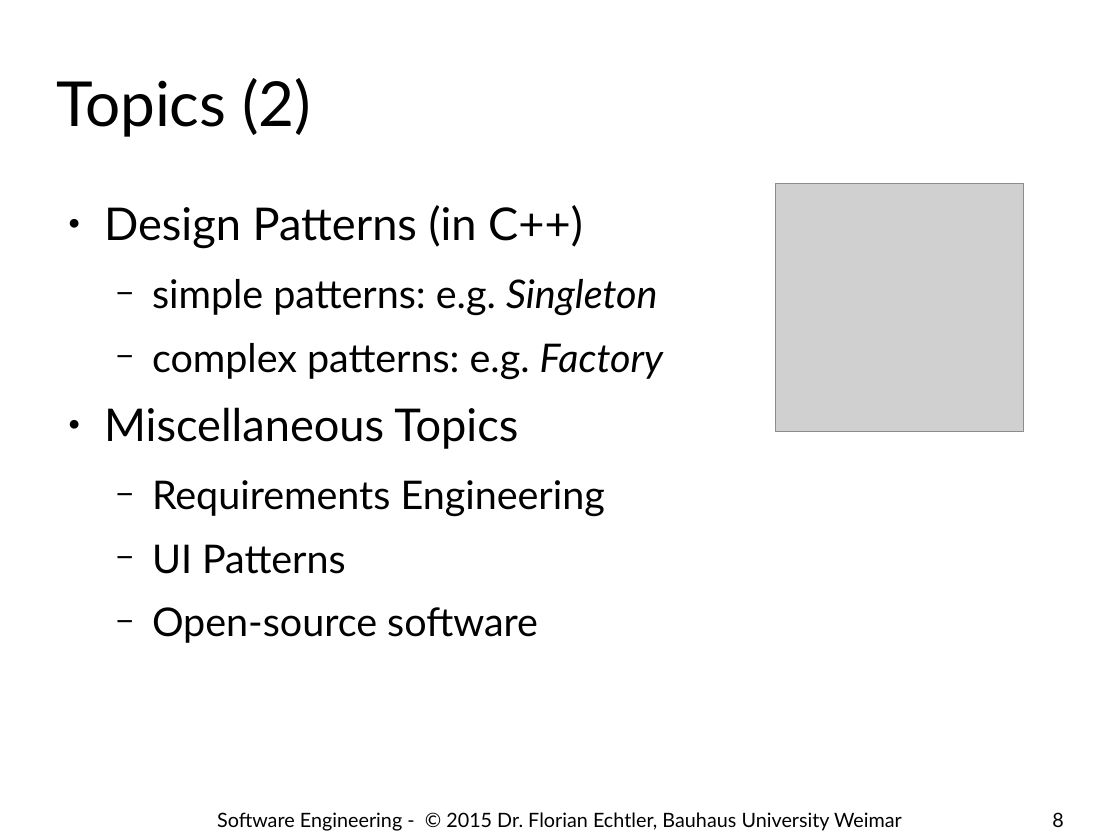
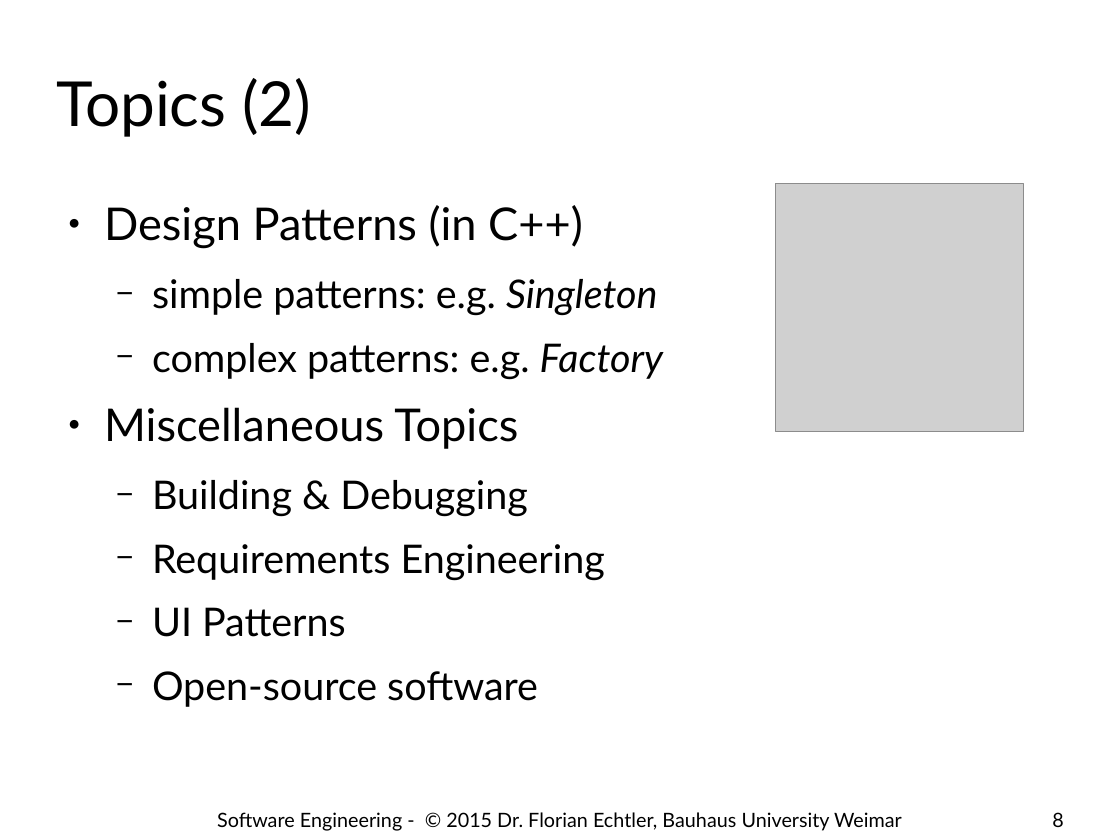
Before and after one commit to floe/software-engineering, a slide deck: slide 8 of 01-introduction.odp. Drawn at 1120x840 pixels with LibreOffice and Linux fonts; fonts in the diff are those of the drawing; grey boxes stand for pictures; background and template pictures are left out. Boxes give left, top, right and bottom in pixels: in the first picture for what was removed or moved away, otherwise in the second. Text is boxed around its words. In the diff, an @@ line names an element or a change of style, - is before the commit and + after.

```diff
--- a/01-introduction.odp
+++ b/01-introduction.odp
@@ text at (x1=152, y1=480, x2=528, y2=517): paragraph added @@
+  − Building & Debugging
```
Also in this commit, not shown: 3 other slides changed, 3 slides added.
